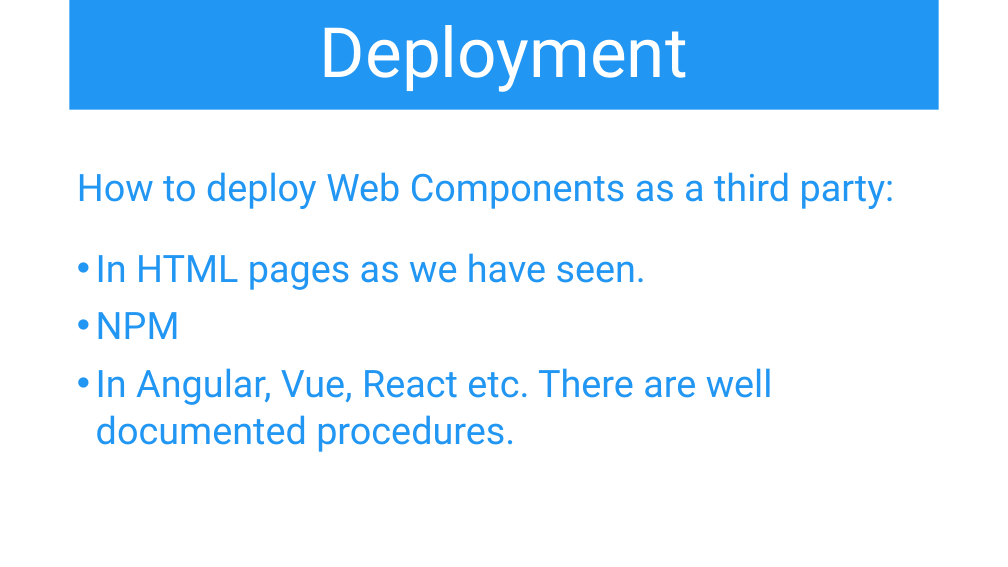
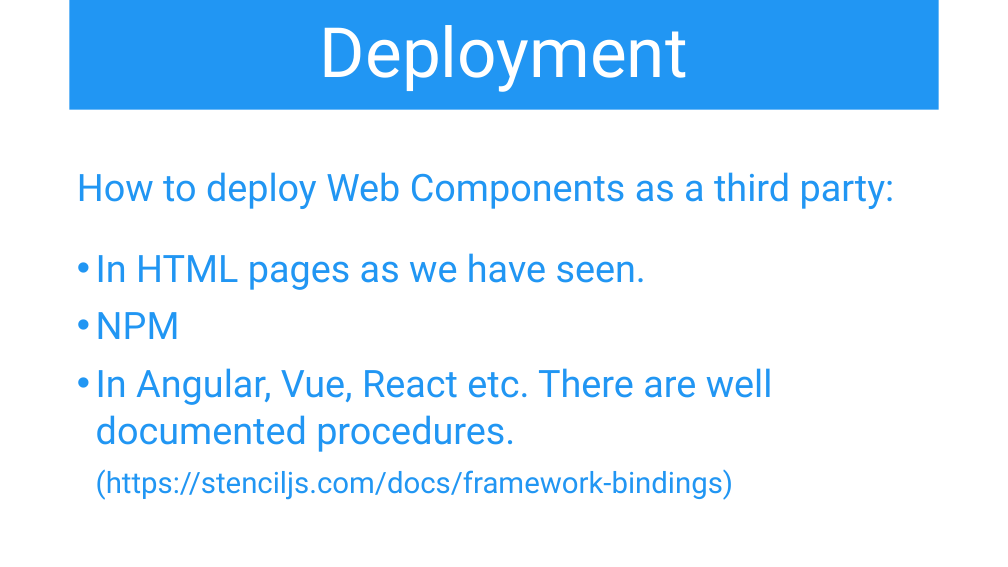
Before and after one commit to iwswordpress/WebComponents, a slide deck: slide 16 of webcomponents.pptx. Drawn at 1008x567 pixels with LibreOffice and Linux fonts; fonts in the diff are those of the drawing. Boxes give left, top, right and bottom in pixels: in the first picture for what was removed or moved away, otherwise in the second. Text is boxed around its words. In the diff, an @@ line names an element or a change of style, - is before the commit and + after.

```diff
--- a/webcomponents.pptx
+++ b/webcomponents.pptx
@@ text at (x1=96, y1=368, x2=773, y2=500): text changed @@
-• In Angular, Vue, React etc. There are well documented procedures.
+• In Angular, Vue, React etc. There are well documented procedures. (https://stenciljs.com/docs/framework-bindings)
```
Also in this commit, not shown: 3 other slides changed, 1 slide added, 2 other files.
